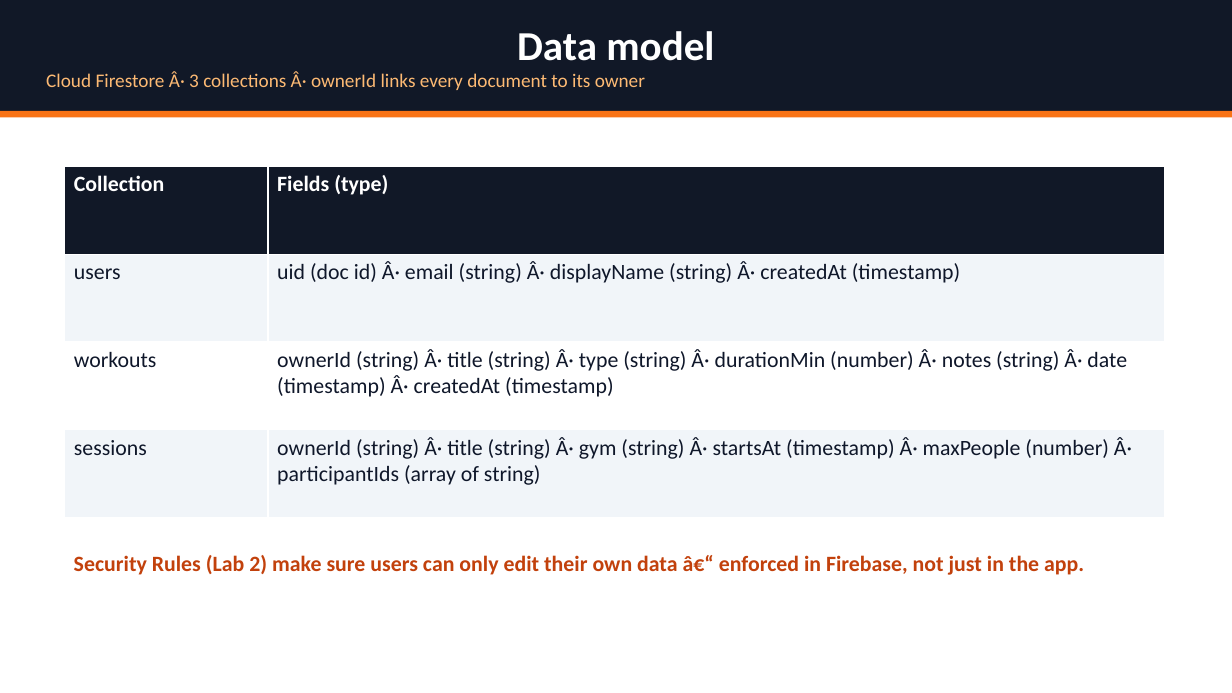
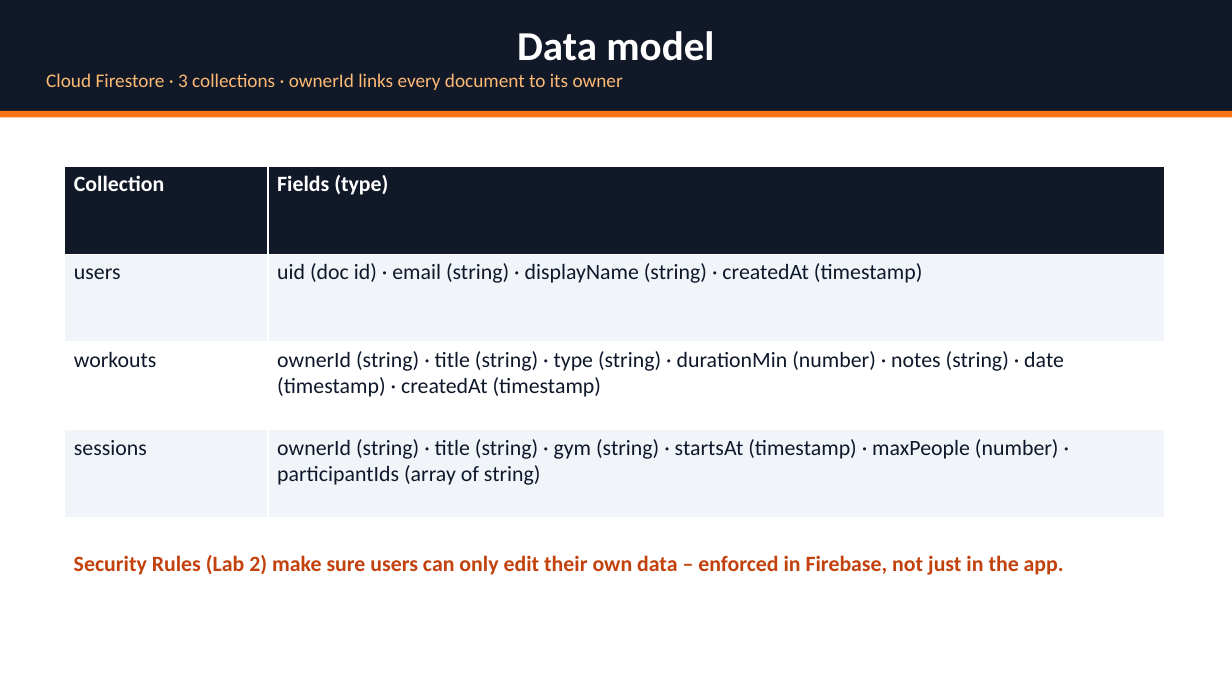
Before and after one commit to Ozodiy/gymbuddy-app, a slide deck: slide 7 of docs/presentation/GymBuddy_Lab1_Presentation.pptx (slide 6 before the commit). Drawn at 1232x693 pixels with LibreOffice and Linux fonts; fonts in the diff are those of the drawing. Boxes give left, top, right and bottom in pixels: in the first picture for what was removed or moved away, otherwise in the second. Text is boxed around its words. In the diff, an @@ line names an element or a change of style, - is before the commit and + after.

```diff
--- a/docs/presentation/GymBuddy_Lab1_Presentation.pptx
+++ b/docs/presentation/GymBuddy_Lab1_Presentation.pptx
@@ text in rectangle at box(46, 73, 623, 90): text changed @@
-Cloud Firestore Â· 3 collections Â· ownerId links every document to its owner
+Cloud Firestore · 3 collections · ownerId links every document to its owner
@@ table at box(65, 166, 1165, 518) @@
-row 2, column 2: uid (doc id) Â· email (string) Â· displayName (string) Â· createdAt (timestamp)
+row 2, column 2: uid (doc id) · email (string) · displayName (string) · createdAt (timestamp)
-row 3, column 2: ownerId (string) Â· title (string) Â· type (string) Â· durationMin (number) Â· notes (string) Â· date (timestamp) Â· createdAt (timestamp)
+row 3, column 2: ownerId (string) · title (string) · type (string) · durationMin (number) · notes (string) · date (timestamp) · createdAt (timestamp)
-row 4, column 2: ownerId (string) Â· title (string) Â· gym (string) Â· startsAt (timestamp) Â· maxPeople (number) Â· participantIds (array of string)
+row 4, column 2: ownerId (string) · title (string) · gym (string) · startsAt (timestamp) · maxPeople (number) · participantIds (array of string)
@@ text at box(74, 555, 1064, 575): text changed @@
-Security Rules (Lab 2) make sure users can only edit their own data â€“ enforced in Firebase, not just in the app.
+Security Rules (Lab 2) make sure users can only edit their own data – enforced in Firebase, not just in the app.
```
Also in this commit, not shown: 12 other slides changed, 2 slides added, 1 other file.
